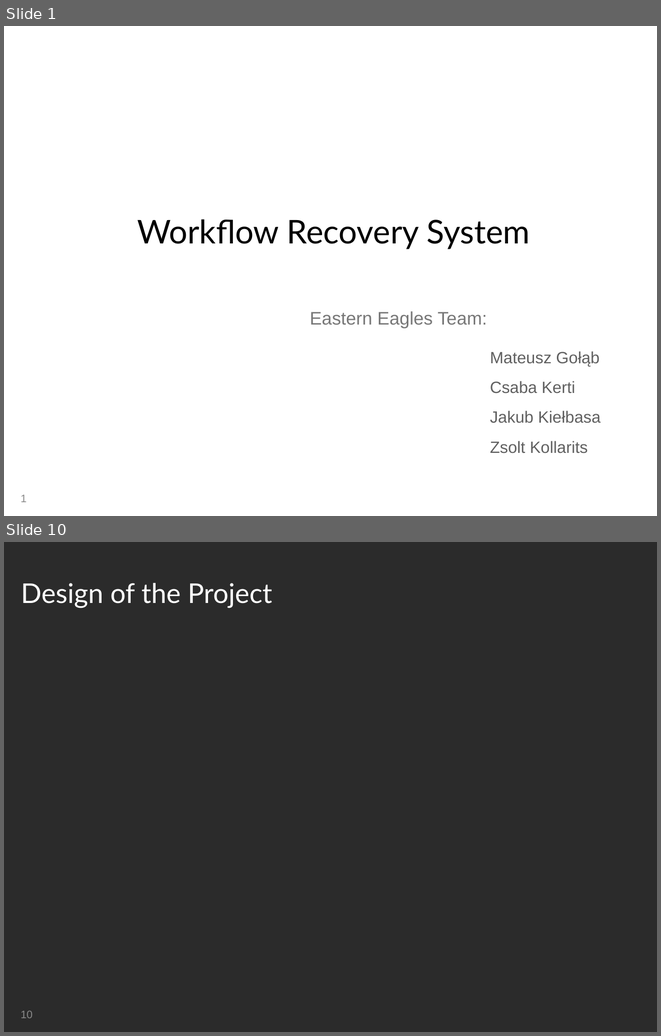
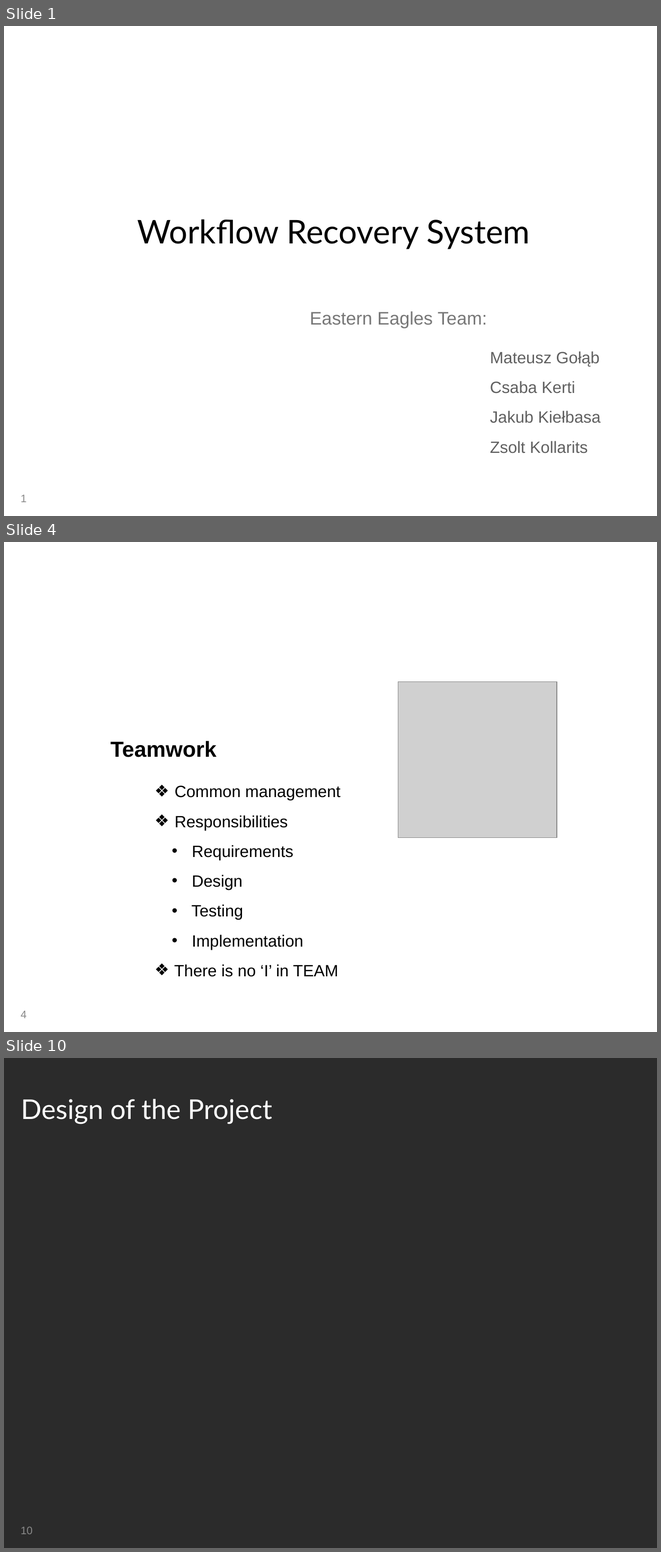
Before and after one commit to MissNanLankwtosh/mateuszgolabc, a slide deck: Presentation/Group Presentation - Kuba.ppt. Shown one above the other, each under a label of ours: slides 1 and 10 before the commit, slides 1, 4 and 10 after it; the slides between them are not shown. The pictures are 661x1036 and 661x1552 pixels, drawn with LibreOffice and Linux fonts; fonts in the diff are those of the drawing; grey boxes stand for pictures; background and template pictures are left out; a plain dark background stands for a picture behind light text. Boxes give left, top, right and bottom in pixels: in the first picture for what was removed or moved away, otherwise in the second. Text is boxed around its words. In the diff, an @@ line names an element or a change of style, - is before the commit and + after.

Commit message:
1. Presentation - part with requirements and managements.

```diff
--- a/Presentation/Group Presentation - Kuba.ppt
+++ b/Presentation/Group Presentation - Kuba.ppt
@@ slide 4 added at box(4, 542, 657, 1032), background picture (left out) @@
@@ title added at box(15, 551, 315, 633), 30 pt, text #FFFFFF @@
+Team Management
@@ picture added at box(398, 682, 556, 838) @@
@@ text added at box(111, 741, 217, 757), 24 pt, text #000000, bold @@
+Teamwork
@@ text added at box(174, 785, 341, 977), 18 pt, text #000000 @@
+❖ Common management
+❖ Responsibilities
+  • Requirements
+  • Design
+  • Testing
+  • Implementation
+❖ There is no ‘I’ in TEAM
@@ page number added at box(20, 1011, 26, 1018), 12 pt, text #898989 @@
+4
```
Also in this commit, not shown: 4 slides changed, 3 other slides added, 4 slides removed, 6 other files.
